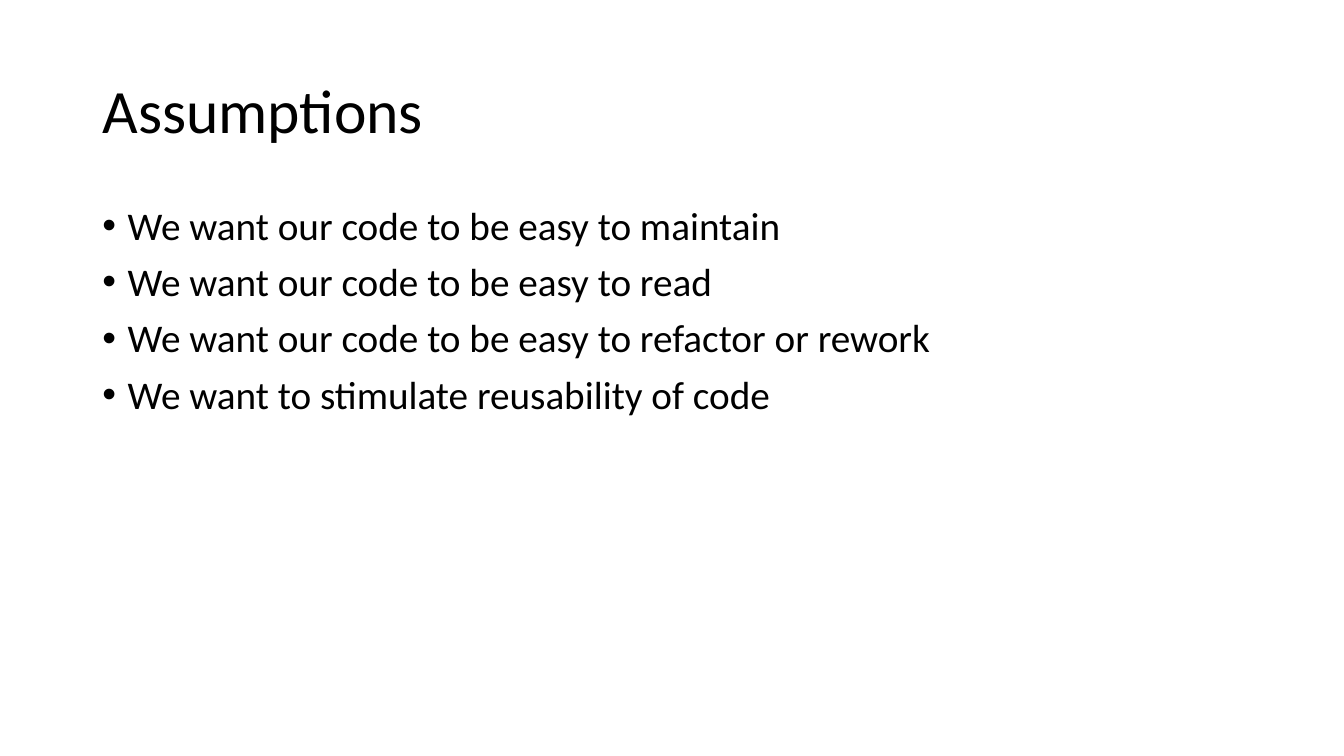
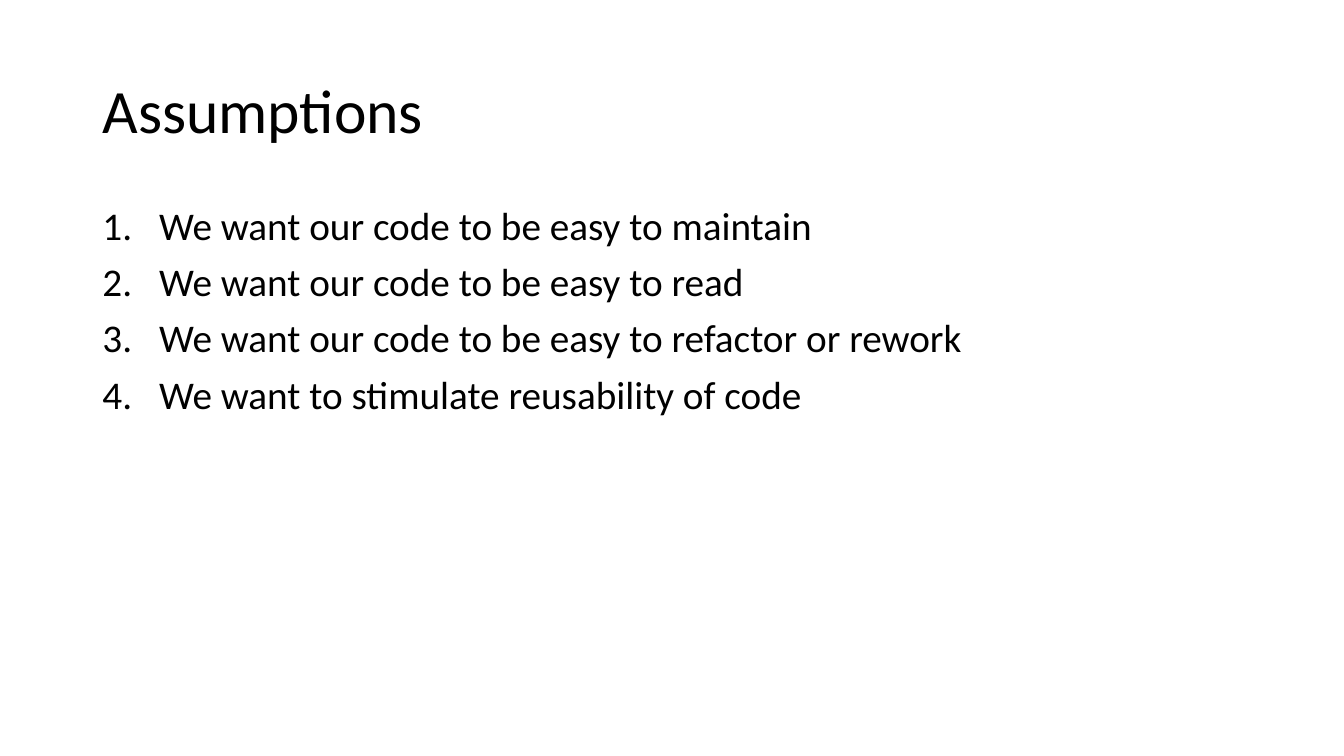
Before and after one commit to LowerKees/pwsh-modules, a slide deck: slide 2 of creating-powershell-modules.pptx. Drawn at 1344x756 pixels with LibreOffice and Linux fonts; fonts in the diff are those of the drawing. Boxes give left, top, right and bottom in pixels: in the first picture for what was removed or moved away, otherwise in the second. Text is boxed around its words. In the diff, an @@ line names an element or a change of style, - is before the commit and + after.

```diff
--- a/creating-powershell-modules.pptx
+++ b/creating-powershell-modules.pptx
@@ text "We want our code to ..." at [159, 212, 961, 416]: bullet • to 1. @@
```
Also in this commit, not shown: 1 other slide changed.
